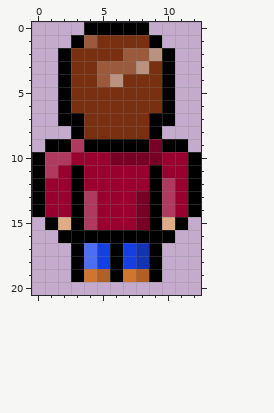
Two states of a pixel-art sprite, Sprites/Player/playerstationaryup.png. Above, as it was before the edit.
The file is 13x21 pixels.
After:
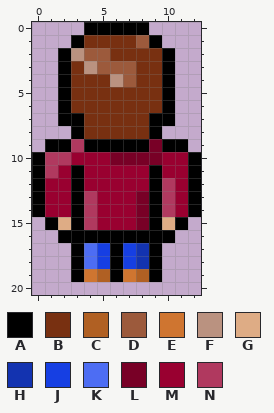
Palette (. is transparent): A #000000  B #783011  C #b06023  D #9c5a3c  E #cf7530  F #ba9280  G #deac85  H #1333b0  J #163fe3  K #4d6df3  L #780026  M #990030  N #b0395f
Edits made:
y 1: x 4 D -> B; x 8 B -> D
y 2: x 3..5 BBB -> FDD; x 7..9 DDF -> BBB
y 3: x 4 B -> F; x 8 F -> B
y 4: x 5 D -> B; x 7 B -> D
Boxes around the changes in both pictures, in picture pixels (x1, y1, x2, y2):
changed: (71, 35, 162, 87)
